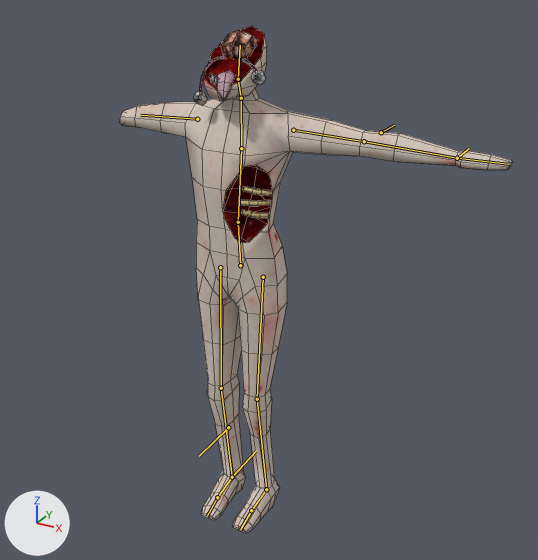
A saved change to the Blender file Assets/Models/Shade.blend.
Rendered twice from a 50 mm camera at (1.48, -2.49, 2.41) aimed at (0.2, -0.15, 1.24). The axes (+X, +Y, +Z) are drawn at lower left. The lights are the same throughout. The first picture is the older version. The bones that bend it are drawn over the model as lines. Mesh edges are drawn as thin lines.

Objects in the first picture: 'BezierCurve'.
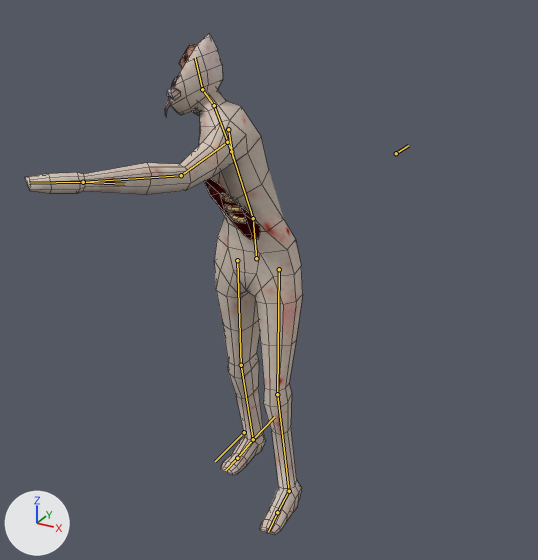
The newer file adds an action. The first version stands in its rest pose; the second is drawn at frame 20 of the action 'Attacking'.

What differs and where, as boxes (x1, y1, x2, y2) in the pictures (538 x 560 px):
'BezierCurve', posed (29% narrower): before (119, 26, 513, 533); after (25, 33, 303, 535)
bone 'Hip', root to tip: before (240, 265) to (238, 222); after (256, 258) to (253, 218)
bone 'Spine', root to tip: before (238, 222) to (241, 148); after (253, 218) to (231, 151)
bone 'Shoulder', root to tip: before (241, 148) to (241, 98); after (231, 151) to (214, 105)
bone 'Neck', root to tip: before (241, 98) to (238, 79); after (214, 105) to (202, 89)
bone 'Forearm.L', root to tip: before (364, 141) to (457, 158); after (181, 175) to (83, 182)
bone 'Arm.R', root to tip: before (197, 119) to (140, 115); after (228, 129) to (233, 158)
bone 'Foot.L', root to tip: before (266, 489) to (251, 510); after (289, 491) to (277, 512)
bone 'Foot.R', root to tip: before (232, 477) to (217, 497); after (253, 439) to (237, 458)
bone 'Toes.R', root to tip: before (217, 497) to (207, 516); after (237, 458) to (225, 470)
bone 'Leg IK.R', root to tip: before (232, 477) to (256, 451); after (253, 439) to (274, 417)
bone 'Leg Pole.L', root to tip: before (228, 427) to (199, 456); after (244, 432) to (215, 461)
bone 'Arm IK.L', root to tip: before (457, 158) to (469, 148); after (83, 182) to (125, 184)
bone 'Arm Pole.L', root to tip: before (381, 132) to (394, 125); after (396, 153) to (408, 145)

The edits, one by one:
Bone 'Hip' (bone_hip) moves from (0.0, 0.0, 0.0) to (0.0, -0.033, -0.176).
Bone 'Hip' (bone_hip) turns from (0, 0, 0) to (6, 0, 0) degrees about its own x, y and z.
Bone 'Spine' (bone_spine) turns from (0, 0, 0) to (19, -58, -2) degrees about its own x, y and z.
Bone 'Shoulder' (bone_shoulder) turns from (0, 0, 0) to (-3, 0, 0) degrees about its own x, y and z.
Bone 'Neck' (bone_neck) turns from (0, 0, 0) to (0, -16, 14) degrees about its own x, y and z.
Bone 'Forearm.L' (bone_forearm_l) turns from (0, 0, 0) to (1, 0, 1) degrees about its own x, y and z.
Bone 'Arm.R' (bone_arm_r) moves from (0.0, 0.0, 0.0) to (-0.064, 0.02, 0.014).
Bone 'Arm.R' (bone_arm_r) turns from (0, 0, 0) to (15, 45, 47) degrees about its own x, y and z.
Bone 'Foot.L' (bone_foot_l) turns from (0, 0, 0) to (0, 0, -3) degrees about its own x, y and z.
Bone 'Foot.R' (bone_foot_r) turns from (0, 0, 0) to (0, 1, -3) degrees about its own x, y and z.
Bone 'Toes.R' (bone_toes_r) turns from (0, 0, 0) to (0, 0, -18) degrees about its own x, y and z.
Bone 'Leg IK.L' (bone_leg_ik_l) moves from (0.0, 0.0, 0.0) to (-0.017, 0.072, -0.121).
Bone 'Leg IK.R' (bone_leg_ik_r) moves from (0.0, 0.0, 0.0) to (-0.001, 0.404, -0.082).
Bone 'Leg Pole.L' (bone_leg_pole_l) moves from (0.0, 0.0, 0.0) to (-0.002, 0.0, -0.098).
Bone 'Leg Pole.R' (bone_leg_pole_r) moves from (0.0, 0.0, 0.0) to (0.002, 0.0, -0.098).
Bone 'Arm IK.L' (bone_arm_ik_l) moves from (0.0, 0.0, 0.0) to (0.107, -0.958, -1.302).
Bone 'Arm IK.L' (bone_arm_ik_l) turns from (0, 0, 0) to (78, -4, 3) degrees about its own x, y and z.
Bone 'Arm Pole.L' (bone_arm_pole_l) moves from (0.0, 0.0, 0.0) to (0.149, 0.215, 0.015).
